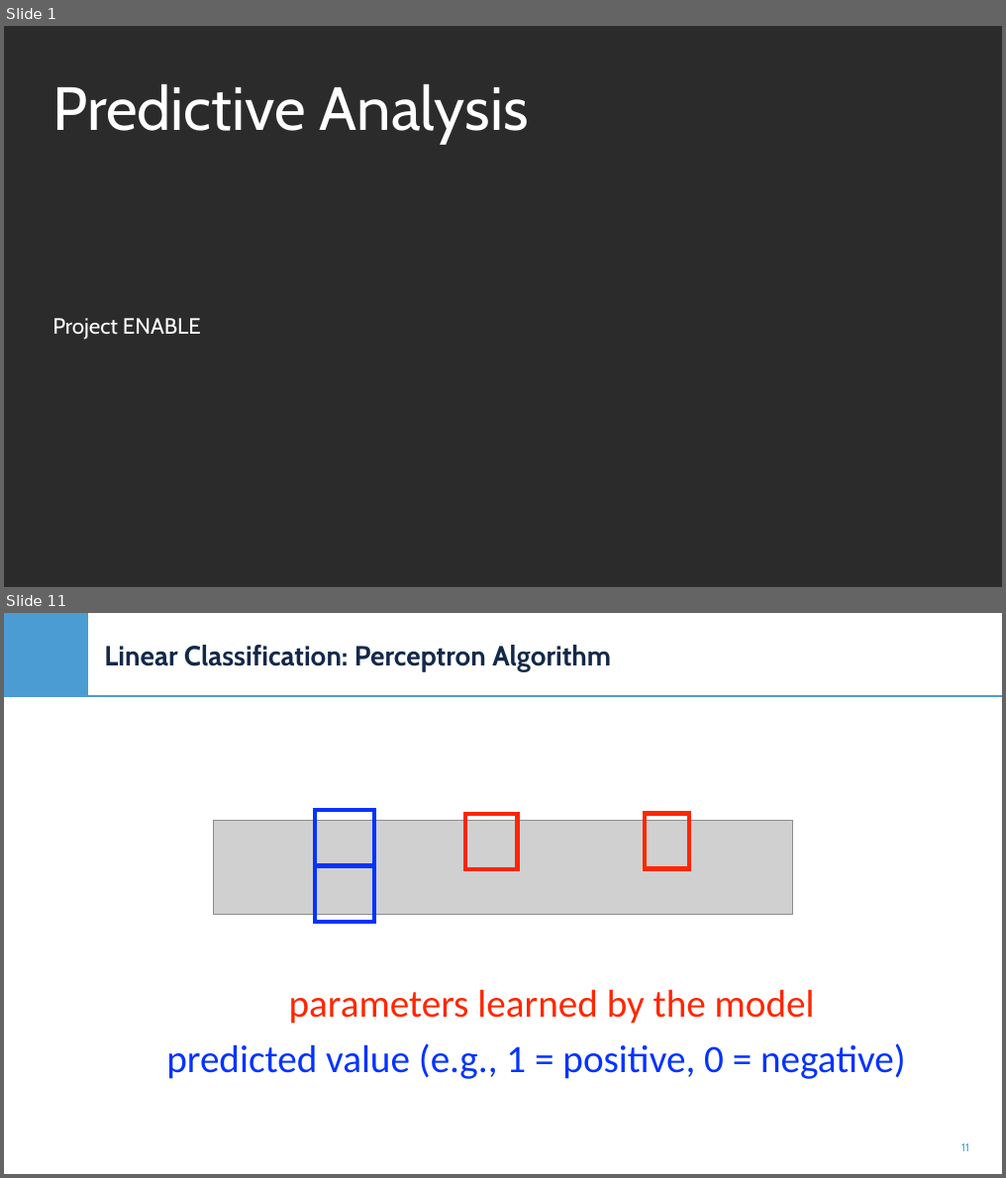
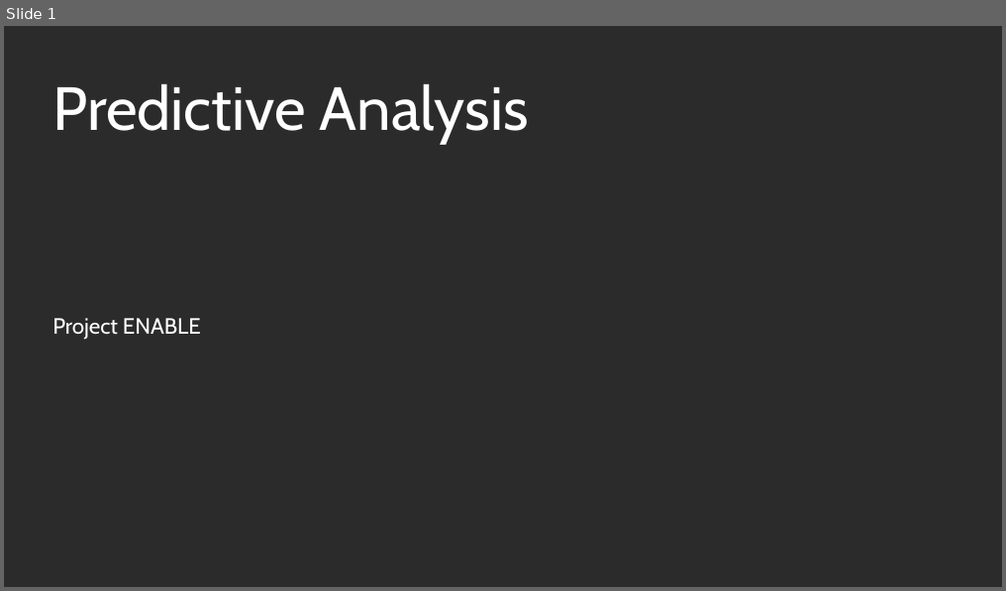
Before and after one commit to e-cui/ENABLE-HiDAV-Online-Modules, a slide deck: Data Mining Modules/Presentations/Predictive Analysis.pptx. Shown one above the other, each under a label of ours: slides 1 and 11 before the commit, slide 1 after it; the slides between them are not shown. The pictures are 1006x1178 and 1006x591 pixels, drawn with LibreOffice and Linux fonts; fonts in the diff are those of the drawing; grey boxes stand for pictures; background and template pictures are left out; a plain dark background stands for a picture behind light text. Boxes give left, top, right and bottom in pixels: in the first picture for what was removed or moved away, otherwise in the second. Text is boxed around its words. In the diff, an @@ line names an element or a change of style, - is before the commit and + after.

```diff
--- a/Data Mining Modules/Presentations/Predictive Analysis.pptx
+++ b/Data Mining Modules/Presentations/Predictive Analysis.pptx
@@ slide 11 removed at (x1=4, y1=613, x2=1002, y2=1174), background picture (left out) @@
@@ rectangle removed at (x1=4, y1=613, x2=88, y2=696) @@
@@ title removed at (x1=104, y1=645, x2=611, y2=671) @@
-Linear Classification: Perceptron Algorithm
@@ line removed from (4, 696) to (1002, 696) @@
@@ rectangle removed at (x1=314, y1=810, x2=374, y2=865) @@
@@ rectangle removed at (x1=465, y1=815, x2=517, y2=870) @@
@@ rectangle removed at (x1=645, y1=814, x2=688, y2=869) @@
@@ picture removed at (x1=214, y1=821, x2=792, y2=915) @@
@@ rectangle removed at (x1=314, y1=866, x2=374, y2=922) @@
@@ text removed at (x1=289, y1=989, x2=815, y2=1024) @@
-parameters learned by the model
@@ text removed at (x1=166, y1=1044, x2=906, y2=1079) @@
-predicted value (e.g., 1 = positive, 0 = negative)
@@ page number removed at (x1=961, y1=1144, x2=969, y2=1152) @@
-11
```
Also in this commit, not shown: 3 slides changed, 30 slides added, 13 other slides removed.
